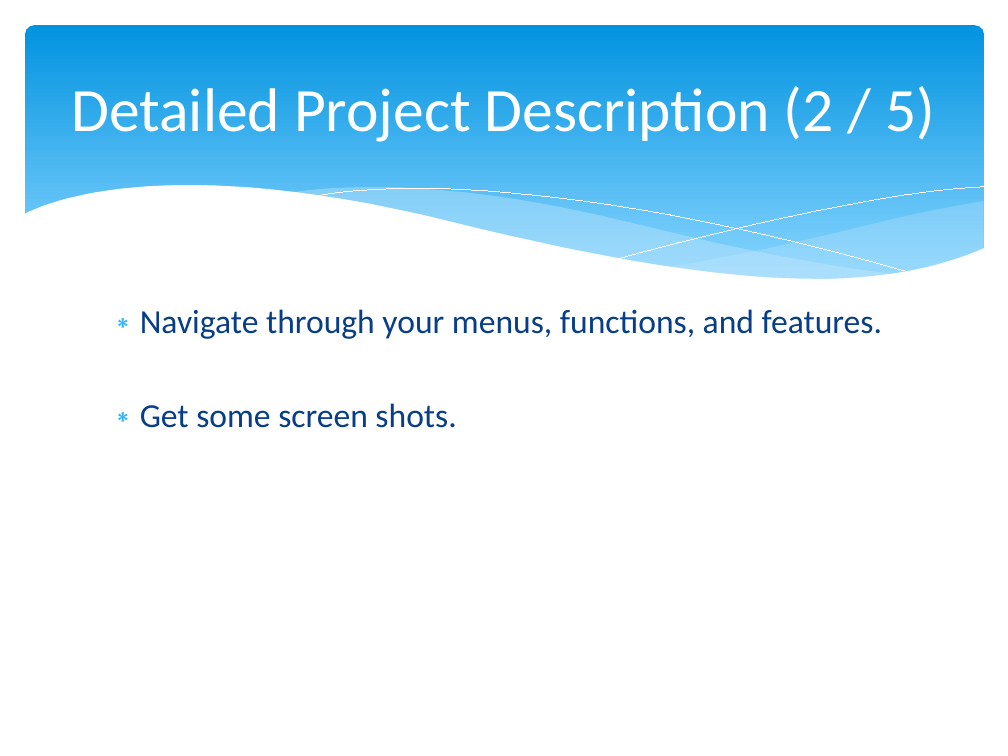
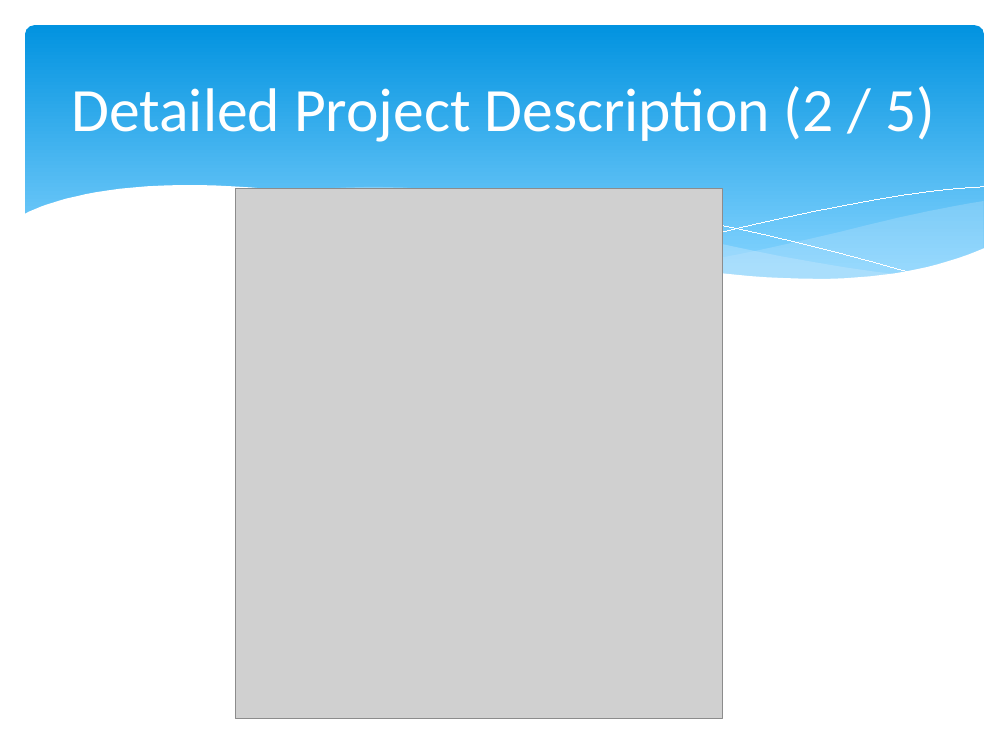
Before and after one commit to hankn01/VaccineCMSJavaSwing, a slide deck: slide 4 of team1Presentation.pptx. Drawn at 1008x756 pixels with LibreOffice and Linux fonts; fonts in the diff are those of the drawing; grey boxes stand for pictures. Boxes give left, top, right and bottom in pixels: in the first picture for what was removed or moved away, otherwise in the second. Text is boxed around its words. In the diff, an @@ line names an element or a change of style, - is before the commit and + after.

```diff
--- a/team1Presentation.pptx
+++ b/team1Presentation.pptx
@@ picture added at (x1=235, y1=188, x2=722, y2=719) @@
@@ text removed at (x1=140, y1=309, x2=882, y2=428) @@
-∗ Navigate through your menus, functions, and features.
-∗ Get some screen shots.
```
Also in this commit, not shown: 4 other slides changed, 11 other files.
